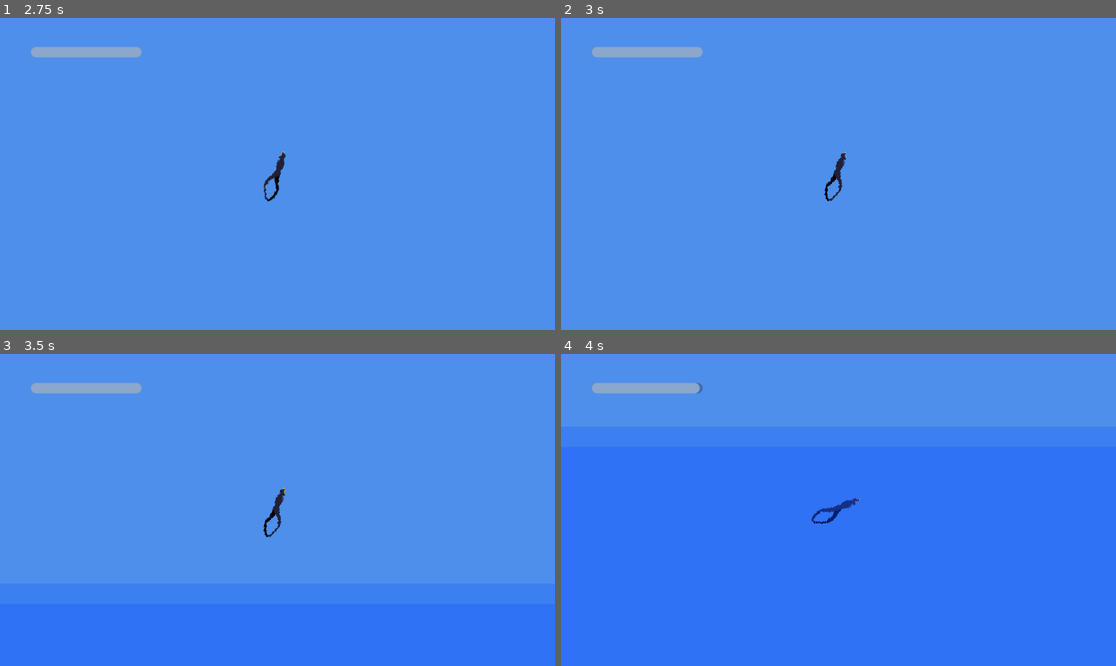
Above: before the commit, frames 1-4 (two rows, left to right).
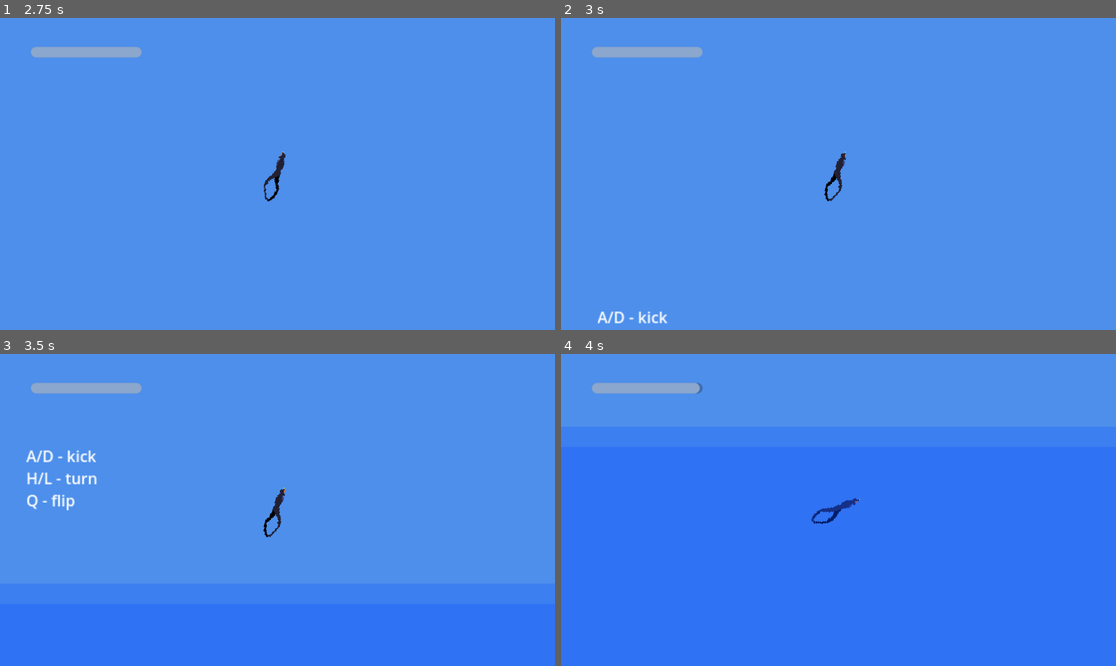
Above: after the commit, the same moments.

Repository: kstolen0/freediver-game
Game: Godot game, scene res://root.tscn
Same seed, same stepped clock (60 frames per second), same inputs: the game is played once before the commit and once after it.
Inputs:
- Up to frame 1 (2.75 s): tap Enter at 0.5, 2 s; hold D 0.53-1.28 s; tap Q (flip_diver) at 0.6 s; tap Space at 1.25 s; hold A 1.28-2.03 s; tap L at 1.35 s; hold D from 2.03 s (still down); hold H from 2.03 s (still down)
- Up to frame 2 (3 s): keep holding D; release H at 2.78 s; tap Q (flip_diver) at 2.85 s
- Up to frame 3 (3.5 s): keep holding D
- Up to frame 4 (4 s): release D at 3.53 s; hold A from 3.53 s (still down); hold L from 3.53 s (still down)

Frame 1 is identical in both runs. In frame 2, 0.2% of the frame differs, in the area x 6-20%, y 93-98%; in frame 3, 0.6%, in the area x 4-18%, y 30-51%; in frame 4, nothing differs.

Commit message:
move controls text

Diff:
--- a/root.tscn
+++ b/root.tscn
@@ -18,12 +18,12 @@
 offset_bottom = 41.0
 
 [node name="RichTextLabel" type="RichTextLabel" parent="."]
-offset_left = -1356.0
-offset_top = -1325.0
-offset_right = -1219.0
-offset_bottom = -1243.0
+offset_left = 368.0
+offset_top = 1532.0
+offset_right = 505.0
+offset_bottom = 1614.0
 text = "A/D - kick
-Hf/L - turn
+H/L - turn
 Q - flip
 "
 
